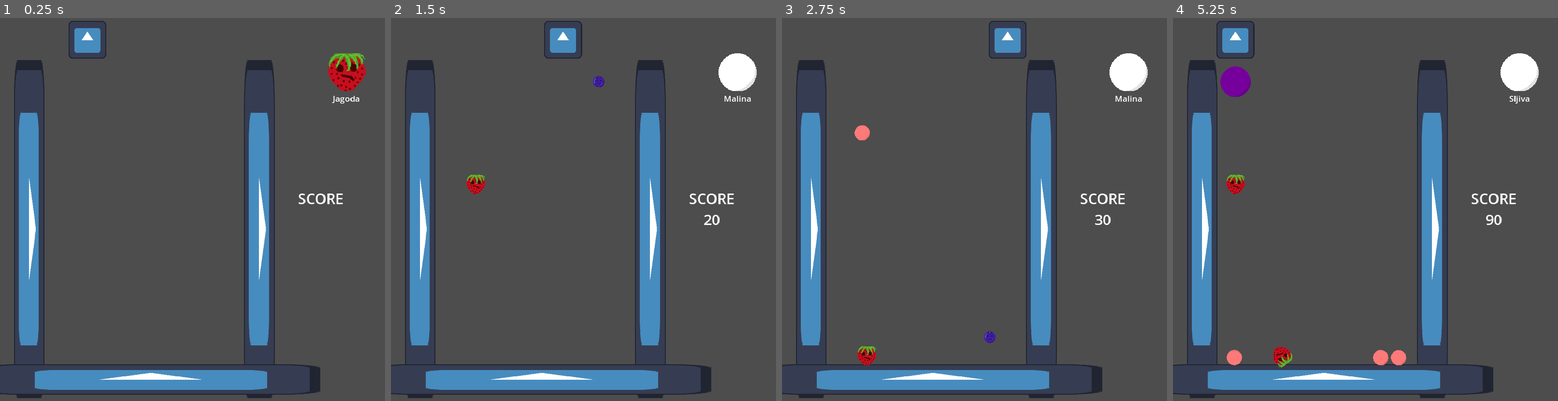
Above: before the commit, frames 1-4 (left to right).
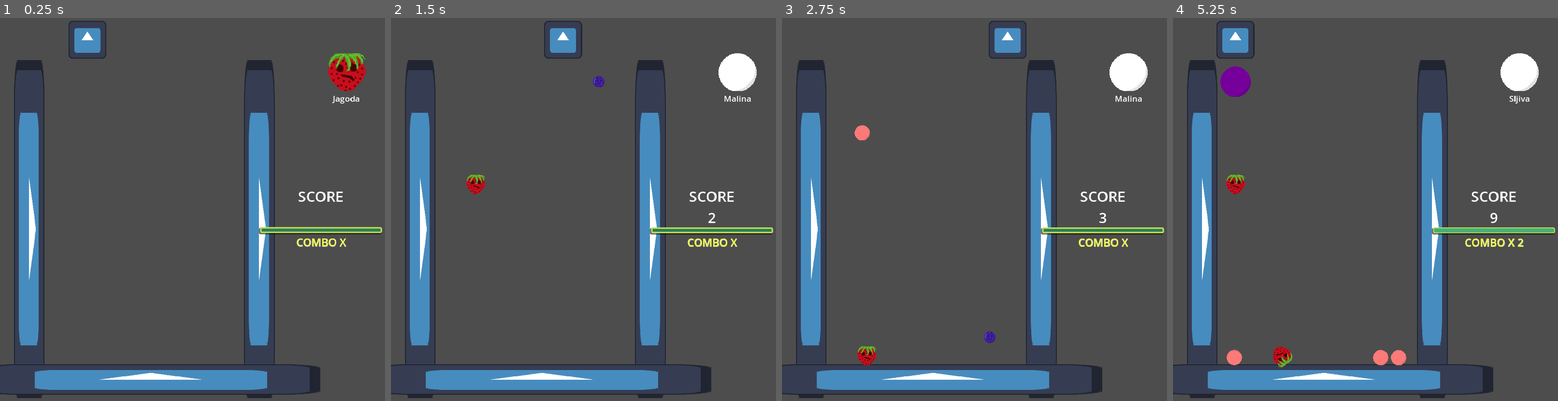
Above: after the commit, the same moments.

Repository: HumanBones/Lubenicka-Game
Game: Godot game, scene res://scenes/game/game.tscn
The game is run twice, just before and just after one commit, with the same random seed, the same clock (stepped at 60 frames per second) and the same inputs. The engine's default icon, where the game draws it, is replaced by a stand-in: a white triangle on a blue panel in a dark square.
Inputs (mouse positions are in pixels of both pictures, inside the frame that each line leads up to):
- Up to frame 1 (0.25 s): no input
- Up to frame 2 (1.5 s): move the mouse to (668, 190) at 0.52 s; hold D (right) 0.53-1.28 s; click (668, 190) at 0.6 s; move the mouse to (506, 228) at 1.27 s; hold A (left) from 1.28 s (still down); click (506, 228) at 1.35 s
- Up to frame 3 (2.75 s): move the mouse to (1013, 125) at 2.02 s; release A (left) at 2.03 s; hold D (right) from 2.03 s (still down); click (1013, 125) at 2.1 s
- Up to frame 4 (5.25 s): move the mouse to (1346, 286) at 2.77 s; click (1346, 286) at 2.85 s; move the mouse to (1481, 266) at 3.52 s; release D (right) at 3.53 s; hold A (left) from 3.53 s (still down); click (1481, 266) at 3.6 s; move the mouse to (1250, 152) at 4.27 s; click (1250, 152) at 4.35 s; move the mouse to (1384, 209) at 5.02 s; click (1384, 209) at 5.1 s

The runs differ from the first frame. In frame 1, 1.0% of the frame differs, in the area x 67-100%, y 45-60%; in frame 2, 1.0%; in frame 3, 1.0%; in frame 4, 1.1%.

Commit message:
small UI updates

Diff:
--- a/project.godot
+++ b/project.godot
@@ -12,7 +12,7 @@
 
 config/name="Lubenicka"
 run/main_scene="res://scenes/game/game.tscn"
-config/features=PackedStringArray("4.2", "Forward Plus")
+config/features=PackedStringArray("4.3", "Forward Plus")
 config/icon="res://icon.svg"
 
 [autoload]
@@ -32,29 +32,29 @@
 action={
 "deadzone": 0.5,
 "events": [Object(InputEventMouseButton,"resource_local_to_scene":false,"resource_name":"","device":-1,"window_id":0,"a …(253 unchanged characters)…
-, Object(InputEventKey,"resource_local_to_scene":false,"reso …(162 unchanged characters)… keycode":32,"key_label":0,"unicode":32,"echo":false,"script":null)
+, Object(InputEventKey,"resource_local_to_scene":false,"reso …(162 unchanged characters)… keycode":32,"key_label":0,"unicode":32,"location":0,"echo":false,"script":null)
 ]
 }
 left={
 "deadzone": 0.5,
-"events": [Object(InputEventKey,"resource_local_to_scene":fa …(171 unchanged characters)… keycode":65,"key_label":0,"unicode":97,"echo":false,"script":null)
-, Object(InputEventKey,"resource_local_to_scene":false,"reso …(166 unchanged characters)… ode":4194319,"key_label":0,"unicode":0,"echo":false,"script":null)
+"events": [Object(InputEventKey,"resource_local_to_scene":fa …(171 unchanged characters)… keycode":65,"key_label":0,"unicode":97,"location":0,"echo":false,"script":null)
+, Object(InputEventKey,"resource_local_to_scene":false,"reso …(166 unchanged characters)… ode":4194319,"key_label":0,"unicode":0,"location":0,"echo":false,"script":null)
 ]
 }
 right={
 "deadzone": 0.5,
-"events": [Object(InputEventKey,"resource_local_to_scene":fa …(172 unchanged characters)… eycode":68,"key_label":0,"unicode":100,"echo":false,"script":null)
-, Object(InputEventKey,"resource_local_to_scene":false,"reso …(166 unchanged characters)… ode":4194321,"key_label":0,"unicode":0,"echo":false,"script":null)
+"events": [Object(InputEventKey,"resource_local_to_scene":fa …(172 unchanged characters)… eycode":68,"key_label":0,"unicode":100,"location":0,"echo":false,"script":null)
+, Object(InputEventKey,"resource_local_to_scene":false,"reso …(166 unchanged characters)… ode":4194321,"key_label":0,"unicode":0,"location":0,"echo":false,"script":null)
 ]
 }
 restart={
 "deadzone": 0.5,
-"events": [Object(InputEventKey,"resource_local_to_scene":fa …(172 unchanged characters)… eycode":82,"key_label":0,"unicode":114,"echo":false,"script":null)
+"events": [Object(InputEventKey,"resource_local_to_scene":fa …(172 unchanged characters)… eycode":82,"key_label":0,"unicode":114,"location":0,"echo":false,"script":null)
 ]
 }
 quit={
 "deadzone": 0.5,
-"events": [Object(InputEventKey,"resource_local_to_scene":fa …(175 unchanged characters)… ode":4194305,"key_label":0,"unicode":0,"echo":false,"script":null)
+"events": [Object(InputEventKey,"resource_local_to_scene":fa …(175 unchanged characters)… ode":4194305,"key_label":0,"unicode":0,"location":0,"echo":false,"script":null)
 ]
 }
 
--- /dev/null
+++ b/scenes/GUI/progress_bar.gd
@@ -0,0 +1,31 @@
+extends ProgressBar
+
+@export var timer : Timer
+@onready var label: Label = $Label
+
+var is_visible : bool = false
+
+
+
+func _ready() -> void:
+	ScoreManager.multiplier_updated.connect(on_multi_updated)
+	ScoreManager.multiplier_reset.connect(on_reset)
+	is_visible = false
+	max_value = timer.wait_time
+
+func _process(delta: float) -> void:
+	if is_visible:
+		value = (timer.time_left /max_value) * 100
+		print(value)
+
+
+func on_multi_updated(amount) ->void:
+	if !is_visible:
+		show()
+		is_visible = true
+	label.text = "COMBO X %s" % amount
+
+func on_reset() ->void:
+	is_visible = false
+	label.text = "COMBO X"
+	hide()
--- /dev/null
+++ b/scenes/GUI/progress_bar.tscn
@@ -0,0 +1,79 @@
+[gd_scene load_steps=4 format=3 uid="uid://bcg5saswm4pft"]
+
+[ext_resource type="Script" path="res://scenes/GUI/progress_bar.gd" id="1_6gv2e"]
+
+[sub_resource type="StyleBoxFlat" id="StyleBoxFlat_7af4e"]
+bg_color = Color(0.161179, 0.503957, 0.336738, 1)
+border_width_left = 5
+border_width_top = 5
+border_width_right = 5
+border_width_bottom = 5
+border_color = Color(0.770338, 0.852596, 0.32391, 1)
+corner_radius_top_left = 5
+corner_radius_top_right = 5
+corner_radius_bottom_right = 5
+corner_radius_bottom_left = 5
+expand_margin_left = 5.0
+expand_margin_top = 5.0
+expand_margin_right = 5.0
+expand_margin_bottom = 5.0
+shadow_size = 2
+shadow_offset = Vector2(-3, 3)
+
+[sub_resource type="StyleBoxFlat" id="StyleBoxFlat_ct0je"]
+bg_color = Color(0.266037, 0.695158, 0.463656, 1)
+corner_radius_top_left = 5
+corner_radius_top_right = 5
+corner_radius_bottom_right = 5
+corner_radius_bottom_left = 5
+expand_margin_left = 2.0
+expand_margin_top = 2.0
+expand_margin_right = 2.0
+expand_margin_bottom = 2.0
+
+[node name="ProgressBar" type="ProgressBar"]
+offset_right = 327.0
+offset_bottom = 30.0
+size_flags_horizontal = 3
+size_flags_vertical = 4
+theme_override_styles/background = SubResource("StyleBoxFlat_7af4e")
+theme_override_styles/fill = SubResource("StyleBoxFlat_ct0je")
+value = 50.0
+rounded = true
+show_percentage = false
+script = ExtResource("1_6gv2e")
+
+[node name="TextureRect" type="TextureRect" parent="."]
+layout_mode = 1
+anchors_preset = 8
+anchor_left = 0.5
+anchor_top = 0.5
+anchor_right = 0.5
+anchor_bottom = 0.5
+offset_left = -20.0
+offset_top = 23.0
+offset_right = 20.0
+offset_bottom = 63.0
+grow_horizontal = 2
+grow_vertical = 2
+
+[node name="Label" type="Label" parent="."]
+layout_mode = 1
+anchors_preset = 8
+anchor_left = 0.5
+anchor_top = 0.5
+anchor_right = 0.5
+anchor_bottom = 0.5
+offset_left = -20.0
+offset_top = 29.0
+offset_right = 20.0
+offset_bottom = 52.0
+grow_horizontal = 2
+grow_vertical = 2
+theme_override_colors/font_color = Color(0.94902, 1, 0.286275, 1)
+theme_override_colors/font_shadow_color = Color(0.80687, 0.80687, 0.80687, 1)
+theme_override_colors/font_outline_color = Color(1, 1, 0, 1)
+theme_override_font_sizes/font_size = 36
+text = "COMBO X"
+horizontal_alignment = 1
+vertical_alignment = 1
--- a/scenes/dropper/dropper.gd
+++ b/scenes/dropper/dropper.gd
@@ -12,6 +12,7 @@
 var mouse_pos : Vector2
 var mouse_dir_x : float = 0.0
 var is_key_mode : bool = false
+var is_game_over : bool = false
 
 func _input(event):
 	if event is InputEventMouseMotion:
@@ -20,6 +21,9 @@
 
 
 func _process(delta):
+	if is_game_over:
+		return
+
 	direction = 0.0
 
 	global_position.x = clamp(global_position.x,wall.global_position.x + offset_pos, wall_2.global_position.x - offset_pos)
@@ -38,3 +42,9 @@
 	velocity.x = direction * speed
 
 	move_and_slide()
+
+
+
+
+func _on_walls_game_over():
+	is_game_over = true
--- a/scenes/game/GameManager.gd
+++ b/scenes/game/GameManager.gd
@@ -1,7 +1,7 @@
 extends Node2D
 
 @export var spawn_cooldown : float = 0.6
-@export var score_amount : float = 10.0
+@export var score_amount : float = 1.0
 @export var multip_time : float = 2.0
 
 @onready var marker_2d = $"../Dropper/Marker2D"
@@ -11,7 +11,10 @@
 @onready var fruit_name = $"../CanvasLayer/MarginContainer/MarginContainer/VBoxContainer/FruitName"
 @onready var score_amount_label = $"../CanvasLayer/MarginContainer/ScoreMC/VBoxContainer/ScoreAmount"
 @onready var multiplier_timer = $MultiplierTimer
+@onready var star_pos: Marker2D = $"../Marker2D"
 
+var dropper_scene = preload("res://scenes/dropper/dropper.tscn")
+var player
 
 var can_spawn : bool = true
 var is_game_over : bool = false
@@ -19,6 +22,7 @@
 var next_fruit_inst
 
 func _ready():
+	spawn_player()
 	ScoreManager.score_updated.connect(update_label)
 	multiplier_timer.wait_time = multip_time
 	timer.wait_time = spawn_cooldown
@@ -88,3 +92,8 @@
 
 func _on_multiplier_timer_timeout():
 	ScoreManager.reset_multiplier()
+
+
+func spawn_player() ->void:
+	player = dropper_scene.instantiate()
+	player.global_position = star_pos.global_position
--- a/scenes/game/game.tscn
+++ b/scenes/game/game.tscn
@@ -6,6 +6,7 @@
 [ext_resource type="PackedScene" uid="uid://bhu2sxsrakydx" path="res://scenes/walls/walls.tscn" id="3_7qjb5"]
 [ext_resource type="PackedScene" uid="uid://fme10vivei8b" path="res://scenes/GUI/game_over.tscn" id="5_3nn4j"]
 [ext_resource type="Texture2D" uid="uid://dgh2c61legrsy" path="res://assets/borovnica.png" id="6_fk6s4"]
+[ext_resource type="PackedScene" uid="uid://bcg5saswm4pft" path="res://scenes/GUI/progress_bar.tscn" id="7_rtlbv"]
 
 [node name="Game" type="Node2D"]
 script = ExtResource("1_o8lnq")
@@ -96,9 +97,18 @@
 horizontal_alignment = 1
 vertical_alignment = 1
 
+[node name="ProgressBar" parent="CanvasLayer/MarginContainer/ScoreMC/VBoxContainer" node_paths=PackedStringArray("timer") instance=ExtResource("7_rtlbv")]
+layout_mode = 2
+value = 0.0
+timer = NodePath("../../../../../GameManager/MultiplierTimer")
+
+[node name="Marker2D" type="Marker2D" parent="."]
+position = Vector2(519, 75)
+
 [connection signal="timeout" from="GameManager/Timer" to="GameManager" method="_on_timer_timeout"]
 [connection signal="timeout" from="GameManager/MultiplierTimer" to="GameManager" method="_on_multiplier_timer_timeout"]
 [connection signal="game_over" from="Walls" to="GameManager" method="_on_walls_game_over"]
+[connection signal="game_over" from="Walls" to="Dropper" method="_on_walls_game_over"]
 
 [editable path="Dropper"]
 [editable path="Walls"]
--- a/scenes/game/score_manager.gd
+++ b/scenes/game/score_manager.gd
@@ -2,6 +2,8 @@
 
 signal score_updated(amount)
 signal high_score_updated(amount)
+signal multiplier_updated(amount)
+signal multiplier_reset()
 
 var score : float = 0
 var high_score : float
@@ -20,6 +22,8 @@
 
 func update_multiplier() ->void:
 	multiplier += 1
+	multiplier_updated.emit(multiplier)
 
 func reset_multiplier() ->void:
 	multiplier = 1
+	multiplier_reset.emit()
Binary file added: assets/malina.aseprite
Not shown: 1 places in scenes/game/game.tscn that only renumber resources
